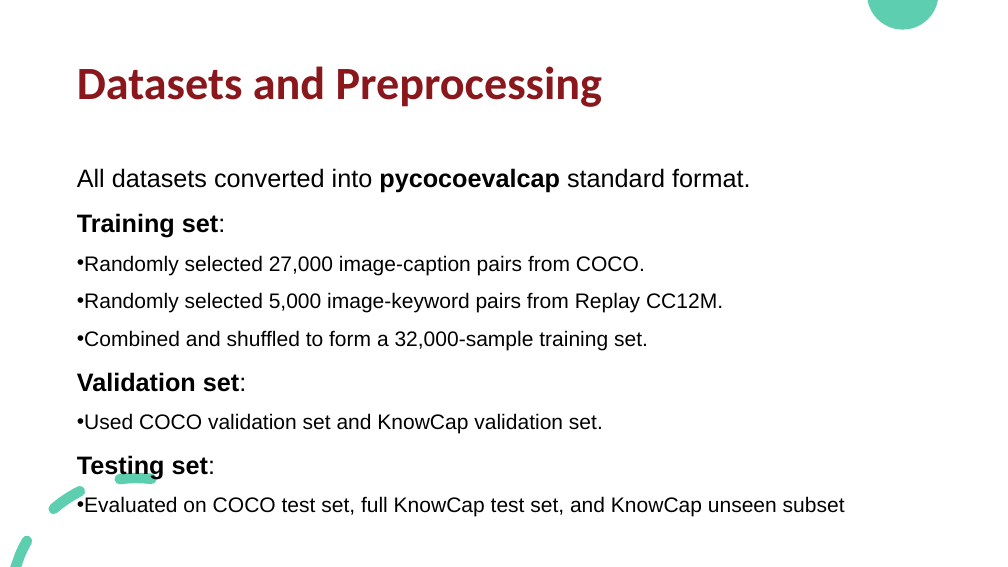
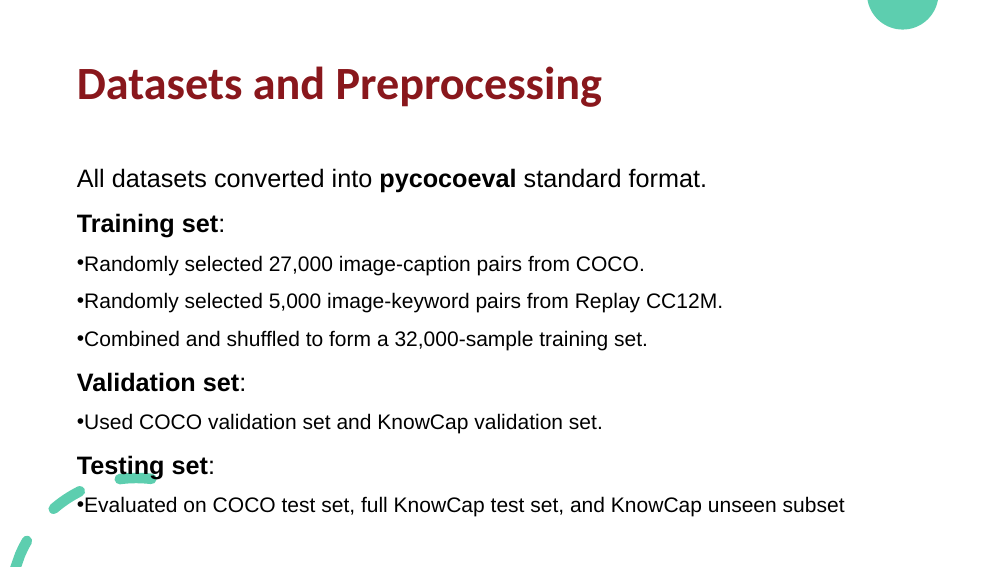
Before and after one commit to BRAIN-Lab-AI/Enhanced-K-Replay, a slide deck: slide 14 of presentation.pptx (slide 12 before the commit). Drawn at 1008x567 pixels with LibreOffice and Linux fonts; fonts in the diff are those of the drawing. Boxes give left, top, right and bottom in pixels: in the first picture for what was removed or moved away, otherwise in the second. Text is boxed around its words. In the diff, an @@ line names an element or a change of style, - is before the commit and + after.

```diff
--- a/presentation.pptx
+++ b/presentation.pptx
@@ text at (77,168,707,192): text changed @@
-All datasets converted into pycocoevalcap standard format.
+All datasets converted into pycocoeval standard format.
```
Also in this commit, not shown: 12 other slides changed, 2 slides added.
